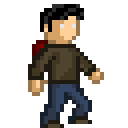
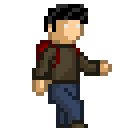
Two versions of the same layered image (w=128, h=128). Layer-by-layer changes:
added layer "walk2" above "walk1" over (32, 4, 112, 128)
hid "walk1", painted on it over (28, 4, 104, 128)
